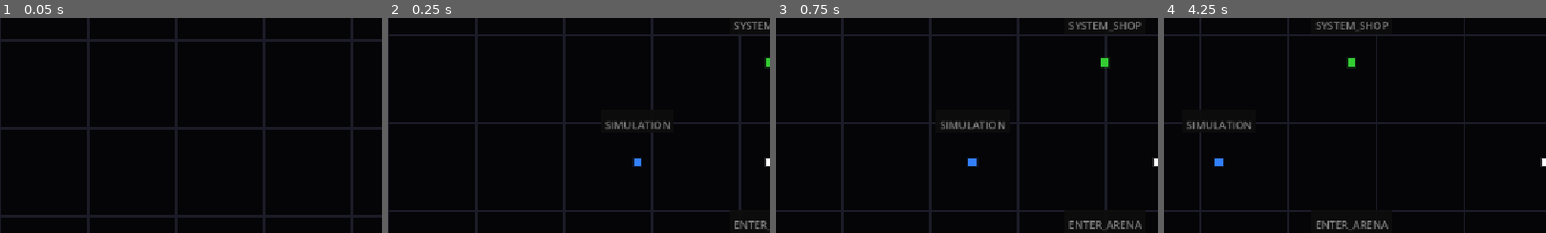
Above: before the commit, frames 1-4 (left to right).
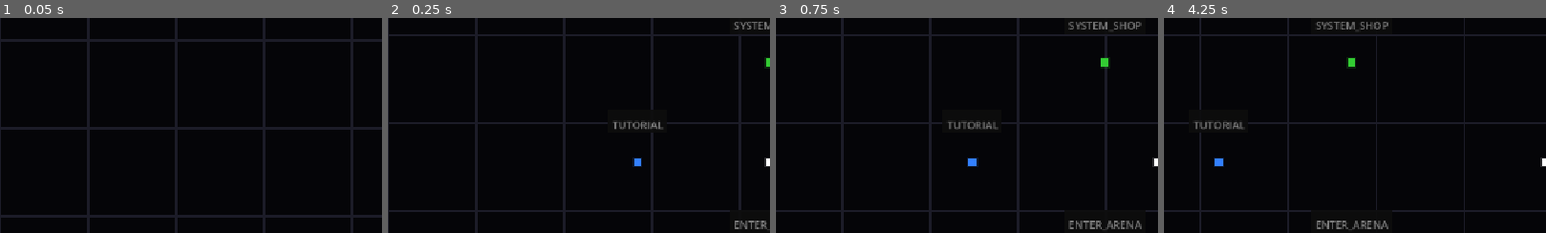
Above: after the commit, the same moments.

Repository: AnonymousXavier/ink-void
Game: Godot game, scene res://Scenes/main_menu.tscn
Same seed, same stepped clock (60 frames per second), same inputs: the game is played once before the commit and once after it.
Inputs (mouse positions are % of the whole screen's width and height, from its top left):
- Up to frame 1 (0.05 s): no input
- Up to frame 2 (0.25 s): no input
- Up to frame 3 (0.75 s): tap Enter at 0.5 s; move the mouse to (72, 45) at 0.52 s; hold Right (right) from 0.53 s (still down); tap Shift (dash) at 0.6 s; click (72, 45) at 0.67 s
- Up to frame 4 (4.25 s): release Right (right) at 1.25 s; drag from (30, 55) to (45, 70) at 1.27 s; tap Space (parry) at 2 s; move the mouse to (60, 28) at 2.02 s; hold Right (right) 2.03-2.75 s; tap Shift (dash) at 2.1, 3.6 s; drag from (45, 70) to (20, 35) at 2.77 s; tap Enter at 3.5 s; move the mouse to (80, 65) at 3.52 s; hold Left (left) from 3.53 s (still down)
The pictures show only the part of the screen within x 0-50%, y 16-66%; the shares and areas given below are measured in that part.

Frame 1 is identical in both runs. In frame 2, 0.4% of the frame differs, in the area x 55-75%, y 48-52%; in frame 3, 0.3%; in frame 4, 0.4%.

Commit message:
Added gif

Diff:
--- a/Scenes/main_menu.gd
+++ b/Scenes/main_menu.gd
@@ -54,7 +54,7 @@
 		screen_center + Vector2(-200, 0),
 		Color(0.2, 0.5, 1.0), # Blue for Training
 		Enums.EVENT_TYPES.ENTER_TUTORIAL,
-		"SIMULATION"
+		"TUTORIAL"
 	)
 
 func _spawn_terminal(pos: Vector2, color: Color, event_type: int, t_name: String) -> void:
Not shown, changed: Exports/ink&void.exe
Not shown, added: gifs/Gameplay.gif
